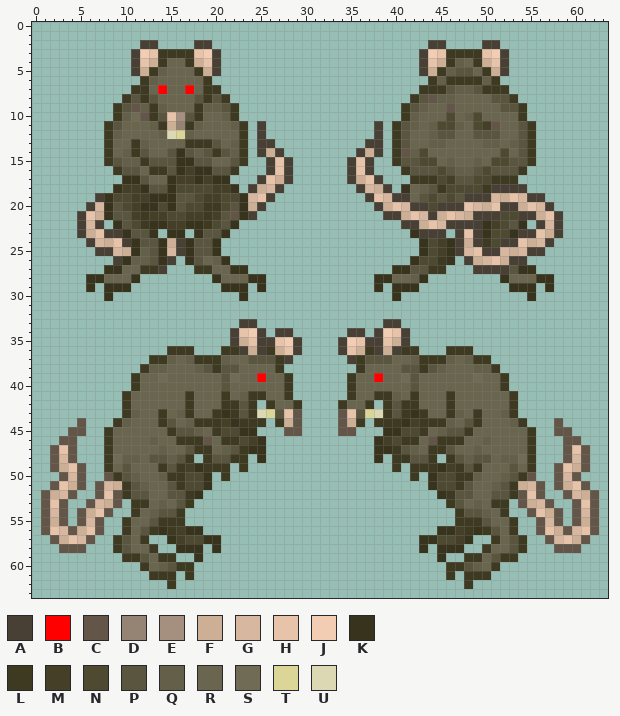
Pixel-art sprite, stored at Resources/Textures/Mobs/Animals/regalrat.rsi/regalrat.png. Above: the version before the commit.
The file is 64x64 pixels. Colours within 5 levels of each other are drawn and written as one.
Palette (. is transparent): A #494035  B #ff0000  C #635648  D #958374  E #a58f7f  F #cdaf96  G #d8b7a0  H #e7c3a9  J #f3cdb3  K #38331c  L #3e3921  M #453f28  N #4e4931  P #5a553e  Q #645f48  R #6a654e  S #706b54  T #dbd697  U #dbd8b3
Pixels before (only the part around the change), first column x 0:
 0 ................................................................
 1 ................................................................
 2 ............AA....AA........................AA....AA............
 3 ...........AJHLLLLHJA......................AJHLLLLHJA...........
 4 ...........AHFLRRLFHA......................AHFLQRLFHA...........
 5 ...........AFLQRRRLFA......................AFLQPPRLFA...........
 6 ............LQRRRRRL........................LQLLLLQL............
 7 ...........LLRBRRBRLL......................LLLPQQPLLL...........
 8 ..........LPLPRRRRPLPL....................LPCQQRRRRPPL..........
 9 .........LPCQLQRRRLQQPL..................LPQRRCRRRRRPPL.........
10 .........LQSCLPHEPLRRQL..................LQRRRNRQNRRRRL.........
11 ........LPRRRQLFDLQRRRQL.A............A.LPQRQNNQRNMCRRPL........
12 ........LQRRRRQUTQRRRRRL.A............A.LPRRQPPRRPPPRRPL........
13 ........LRRLQRRRRLLLPRQL.AA..........AA.LPRRQQRRRRQQRQPL........
14 ........LRQLPRRPKPQPLPQL.AFA........AFA.LCQNRRRRRRRRNRPL........
15 ........LPQQLPPPKKPPRRPL..AHA......AHA..LPPNNRQRRQRNNPPL........
16 .........LPPRLLPKMKKPPL...AHA......AHA...LPPPNPQQPNPPPL.........
17 ..........KKPRRKMMKMKK...AHFA......AFHA...LLLNMPPNNLLL..........
18 .........KMMKPPKNNNNMMK.AFGA........AGFA.KRQPLNNNNLAAAA.........
19 .......AKNNMMKKKPPNMMNNKGHA..........AHGAARPNPNPAAAGFHGAA.......
20 ......AGKPNMKKNKPNNLLNPKFA............AFHGAANAAAHGFHAAFHGA......
21 .....AHFKPPMLMMNNMMLMPCKA..............AAFHGAFHGFAAANNAAFHA.....
22 .....AGA.KPNLKKMMKKLNPK..................AAFHGAAAAKMNPK.AGA.....
23 .....AFHAAKPPK.KK.KPPK....................KAAA.AHAKNNKAAHFA.....
24 ......AGFHAKPPKFAKPPK......................KNMKAFALNAAHFGA......
25 .......AAGFKQPKGAKPPK......................KNMKAGHAAGFGAA.......
26 .........AKQQPKA.KPRQK....................KNNLK.AFGHFAA.........
27 ........KKRRLLA...LLRRKK................KKPPLL...AAAAPKK........
28 ......KKRRRK........KRRRKK............KKRRQK........KRRRKK......
29 ......K.KKK..........KKK.K............K.KKK..........KKK.K......
30 ........K..............K................K..............K........
31 ................................................................
32 ................................................................
33 .......................AA..............AA.......................
34 ......................AHJA.AA......AA.AJHA......................
35 ......................AFHAAHJA....AJHAAHFA......................
36 ...............LLL...LLAFALFHA....AHFLAFALL...LLL...............
37 .............LLQRQLLLQRRPPPLA......ALPPPRRQLLLQRQLL.............
38 ............LQQRRRQPLPPRRRRL........LRRRRPPLPQRRRQQL............
39 ...........LRRSRRRRRRPSRRBRRL......LRRBRRSPRRRRRRSRRL...........
40 ...........LRRRRRRRRRPRRRRRRL......LRRRRRRPRRRRRRRRRL...........
41 ..........LRRRRRRLRRRLRQLLRRL......LRRLLQRLRRRLRRRRRRL..........
42 ..........LRRRRRRLRRRLLPL.LRRL....LRRL.LPLLRRRLRRRRRRL..........
43 ..........LQRRLRQLRRLKLPLUTPHC....CHPTULPLKLRRLQRLRRQL..........
44 .....C...LQRRRLPRQLLLMKLLL.LFC....CFL.LLLKMLLLQRPLRRRQL...C.....
45 ....CC..LRRRRRRLPPQRLNNKK...CC....CC...KKNNLRQPPLRRRRRRL..CC....
46 ...CC...LRRRRQRRLLLCRLLNMK............KMNLLRCLLLRRQRRRRL...CC...
47 ..CHC...LRRRRRQRRPLLRQPLKK............KKLPQRLLPRRQRRRRRL...CHC..
48 ..CGC...LSQQRPPQPL.LPPLL.K............K.LLPPL.LPQPPRQQSL...CGC..
49 ..CFHC..LRPRRRLPLMKLLL.L................L.LLLKMLPLRRRPRL..CHFC..
50 ...CGC..CLPQRRQLLNNK.L....................L.KNNLLQRRQPLC..CGC...
51 ..CHFC.CGFLPQRRPLNNK........................KNNLPRRQPLFGC.CFHC..
52 .CFGC..CHCLPPRRPPLK..........................KLPPRRPPLCHC..CGFC.
53 .CHC..CGFC.LLRQRPL............................LPRQRLL.CFGC..CHC.
54 .CGC.CFHC..LRQPPL..............................LPPQRL..CHFC.CGC.
55 .CFC.CGC..LRRPLLL..............................LLLPRRL..CGC.CFC.
56 .CHGCFHC..LRPLKLMKK..........................KKMLKLPRL..CHFCGHC.
57 ..CFHGC..LPRL..KMNNKK......................KKNNMK..LRPL..CGHFC..
58 ...CCC...LPRRL..KKK.K......................K.KKK..LRRPL...CCC...
59 ..........LLPRLL..K..........................K..LLRPLL..........
60 ............LRQPLL............................LLPQRL............
61 .............LLL.L............................L.LLL.............
62 ...............L................................L...............
63 ................................................................
The result:
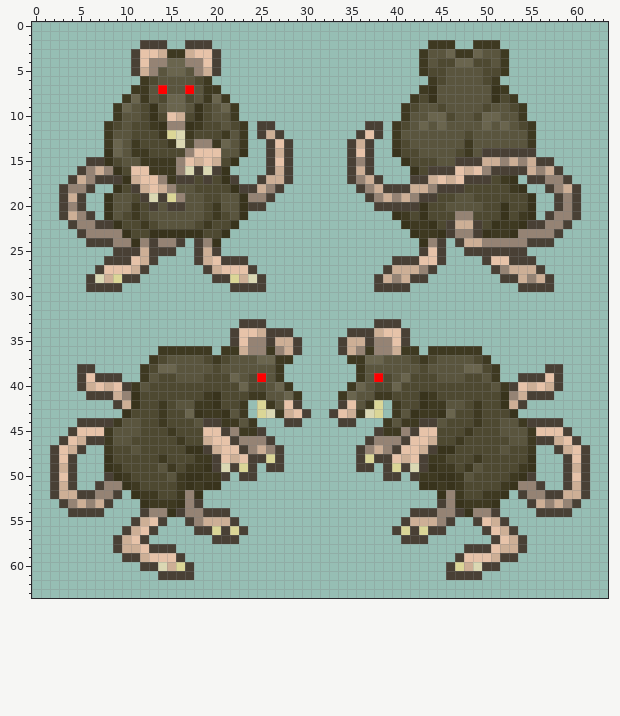
Difference:
Changed rows in their new state; - is an unchanged pixel.
first column x 1:
 2 -------------A--A--------------------------LLL--LLL-----------
 3 -----------H-F--F-H-----------------------LPPR--RPPL----------
 4 ------------DD--DD------------------------LPNNR-NNPL----------
 5 ------------DP--PD------------------------LNNP--PNNL----------
 6 ------------NPPPPN--------------------------NPPPPN------------
 7 ------------P-PP-P-------------------------KP-PP-PK-----------
 8 ----------R--N--N--R----------------------NKPPPPPPKN----------
 9 ---------RPNKP--PKNPR--------------------NPPNPPPPNP-N---------
10 ---------PPNKN-FNKNPP--------------------PP---PP---PP---------
11 --------NPNNLKD-KLNNPN---A----------A---NP-PRPPPPRP-PN--------
12 --------PPNNNLTULNNNLP---FA--------AH----PPP--PN---PP---------
13 ---------P-NNNLUNDDL-P--.-HA------AF-.--NPPPPPPLPPPPP---------
14 -------K-P-LNNNNDHHH-PK-.AFA------AHA.-KNNPPPPNLPAAAAAA-------
15 -----AAKNPP-LLLDHFHFNK.------------D---.KN--PPAAAFFDFDFAA-----
16 ----ADFDKNHH--LDUAUAK.----F--------F----.KNAAAHFHDAAAAFDFA----
17 ---AFDAAA-FHHDLAANAN-A---F---------DF----AAFHFHAAAN-K-AADDA---
18 --ADDA---NAFHFDPP--NN-A--D----------D--AAFFDAAA--NNNLK--ADFA--
19 --AFA-.-PPNAUATD-PNNPP-DD------------DFDFDAAN--PNNNNNNK.-ADA--
20 --ADA..--PLNAPAAPPN-P--A--------------AAA-K-NPPPPNNKNNK..ADA--
21 --AFDA.--NLNPPPPPPNLNP-.--------------.KLNKNNNDDNNNK-LK.ADDA--
22 ---ADD-A-N--NPPPPN--N-------------------KLLKN-FF-NKLL-A-DDA---
23 -----DDDD-NN-K--K-NN----------------------LLKADD--LL-DDDD-----
24 ------AADD-DADD-.AD------------------------DA.--FDDDDDAA------
25 ------..AAAFAAA..AFA----------------------AHA..AA--AAA..------
26 -------A-AHFA..-.AFHAAA----------------AAAHHA.-..A-H--A-------
27 ------AHHHFA..---.AFHHHA--------------AFFFDA.---..-DFFFA------
28 -----AUFTAA--------AATFUA------------AFDFAA--------AAFDFA-----
29 -----AAAA.----------.AAAA------------AAAA.----------.AAAA-----
30 -------.--------------.----------------.--------------.-------
33 ------------------------A------------A------------------------
34 -----------------------HFA----------AFH-----------------------
35 ----------------------HDD-FF------FF-DDH----------------------
36 -------------L---LL---FDD-DF------FD-DDF---LL---L-------------
37 -------------NPPPPN-NPP-RR-L------L-RR-PPN-NPPPPN-------------
38 ----AA------NR-PPP-N--PPPP----------PPPP--N-PPP-RN------AA----
39 ----AHAAA-.LPNNPPPNNNRPN-PL.------.LP-NPRNNNPPPNNPL.-AAAHA----
40 ----AFHFHA-PNNNNNNNNNN-NNP----------PNN-NNNNNNNNNNP-AHFHFA----
41 -----AAAFDKNNNNNNNLKNNN--PPRL----LRPP--NNNKLNNNNNNNKDFAAA-----
42 --------AFKNNLNPPLLKNNL.T-PHA----AHP-T.LNNKLLPPNLNNKFA--------
43 ---------KNNN-NNRKL--PL.TULFHA--AHFLUT.LP--LKRNN-NNNK---------
44 ----AAAA-PPNN-NNNPAALLP-.-.AA----AA.-.-PLLAAPNNN-NNPP-AAAA----
45 ---AHHH-PPPNNN-NNNHHADLLA--..----..--ALLDAHHNNN-NNNPPP-HHHA---
46 --AHFAA-PPNNNNN-NNFHHADDDA----------ADDDAHHFNN-NNNNNPP-AAFHA--
47 -A-FA---NNPNNNNNKKAFHHADFDA--------ADFDAHHFAKKNNNNNPNN---AF-A-
48 -AHA---KNNNNNLNNNL-AHFHAATA--------ATAAHFHA-LNNNLNNNNNK---AHA-
49 -A-A.--KLNNNNPLNLLKAUATA-AA--------AA-ATAUAKLLNLPNNNNLK--.A-A-
50 -AHA.--AKLNNNNP-KKLLA-AA--------------AA-ALLKK-PNNNNLKA--.AHA-
51 -AFA.-ADDKLNNNN-KL-K----------------------K-LK-NNNNLKDDA-.AFA-
52 .AFFAADDA.KLLNNLD----------------------------DLNNLLK.ADDAAFFA.
53 ..ADFDFA.-.KLLLKDA--------------------------ADKLLLK.-.AFDFDA..
54 ...AAAA.--.ADDKADDAAA--------------------AAADDAKDDA.--.AAAA...
55 ...-...--.AFHA..ADFFFA------------------AFFFDA..AHFA.--...-...
56 .......--AFHA....AATATA----------------ATATAA....AHFA--.......
57 -.....--AFHA--.....AAA------------------AAA.....--AHFA--.....-
58 --...---AFFHAAA...-.----------------------.-...AAAHFFA---...--
59 ---------AAFHHHA-.--------------------------.-AHHHFAA---------
60 -----------AAUFTA----------------------------ATFUAA-----------
61 ------------.AAAA----------------------------AAAA.------------
62 --------------.--------------------------------.--------------
